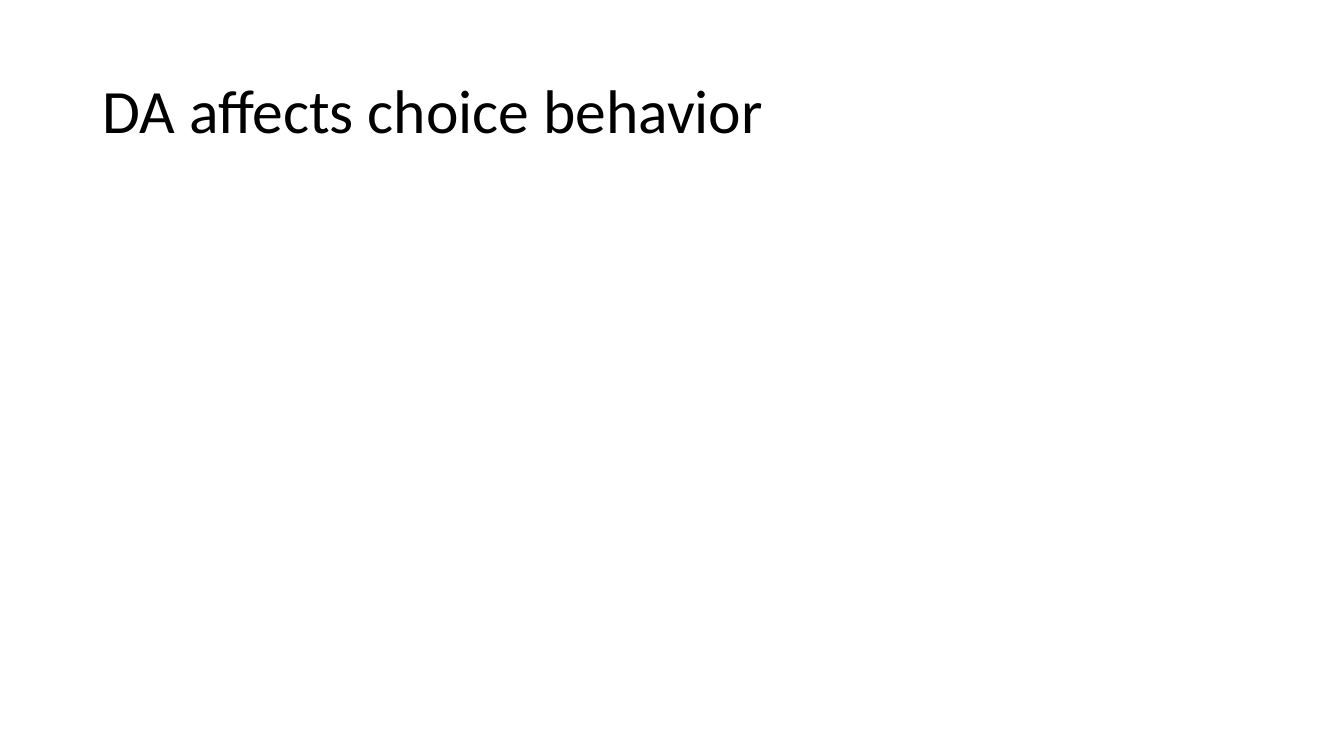
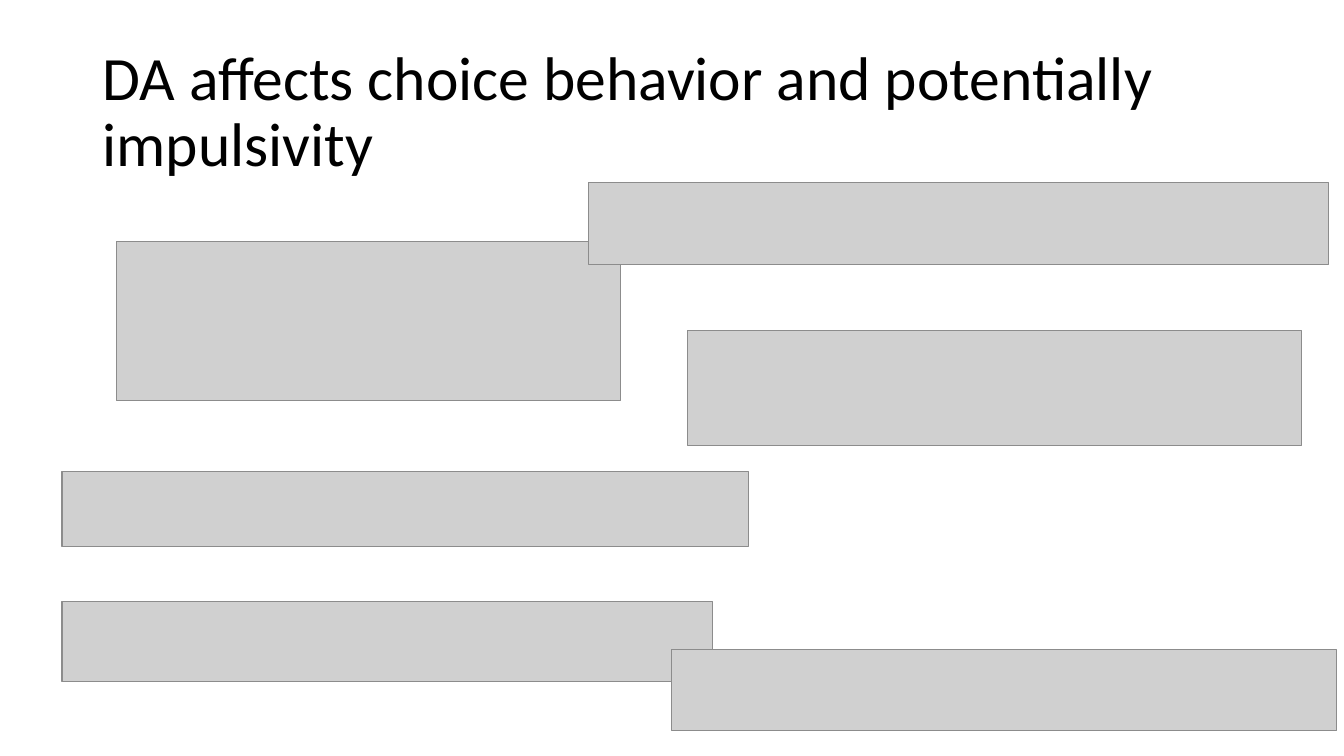
Before and after one commit to gpagnier/rampAnalysis, a slide deck: slide 12 of BortonLabMeeting12.7.pptx. Drawn at 1344x756 pixels with LibreOffice and Linux fonts; fonts in the diff are those of the drawing; grey boxes stand for pictures. Boxes give left, top, right and bottom in pixels: in the first picture for what was removed or moved away, otherwise in the second. Text is boxed around its words. In the diff, an @@ line names an element or a change of style, - is before the commit and + after.

```diff
--- a/BortonLabMeeting12.7.pptx
+++ b/BortonLabMeeting12.7.pptx
@@ title at [102, 57, 1152, 176]: text changed @@
-DA affects choice behavior
+DA affects choice behavior and potentially impulsivity
@@ picture added at [588, 182, 1329, 264] @@
@@ picture added at [117, 241, 621, 400] @@
@@ picture added at [688, 331, 1302, 446] @@
@@ picture added at [63, 472, 749, 546] @@
@@ picture added at [63, 602, 714, 682] @@
@@ picture added at [673, 650, 1337, 731] @@
```
Also in this commit, not shown: 6 other slides changed, 3 slides added, 2 slides removed.
